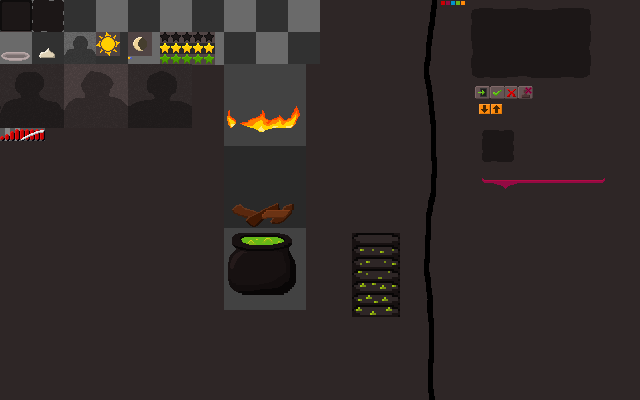
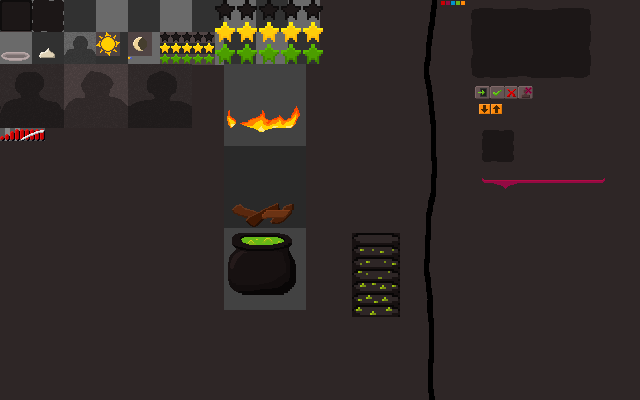
The second (640, 400) image is a revision of the first. Changes to its layers:
added layer "Pasted Layer" above "Layer #1" over [215, 0, 323, 64]
